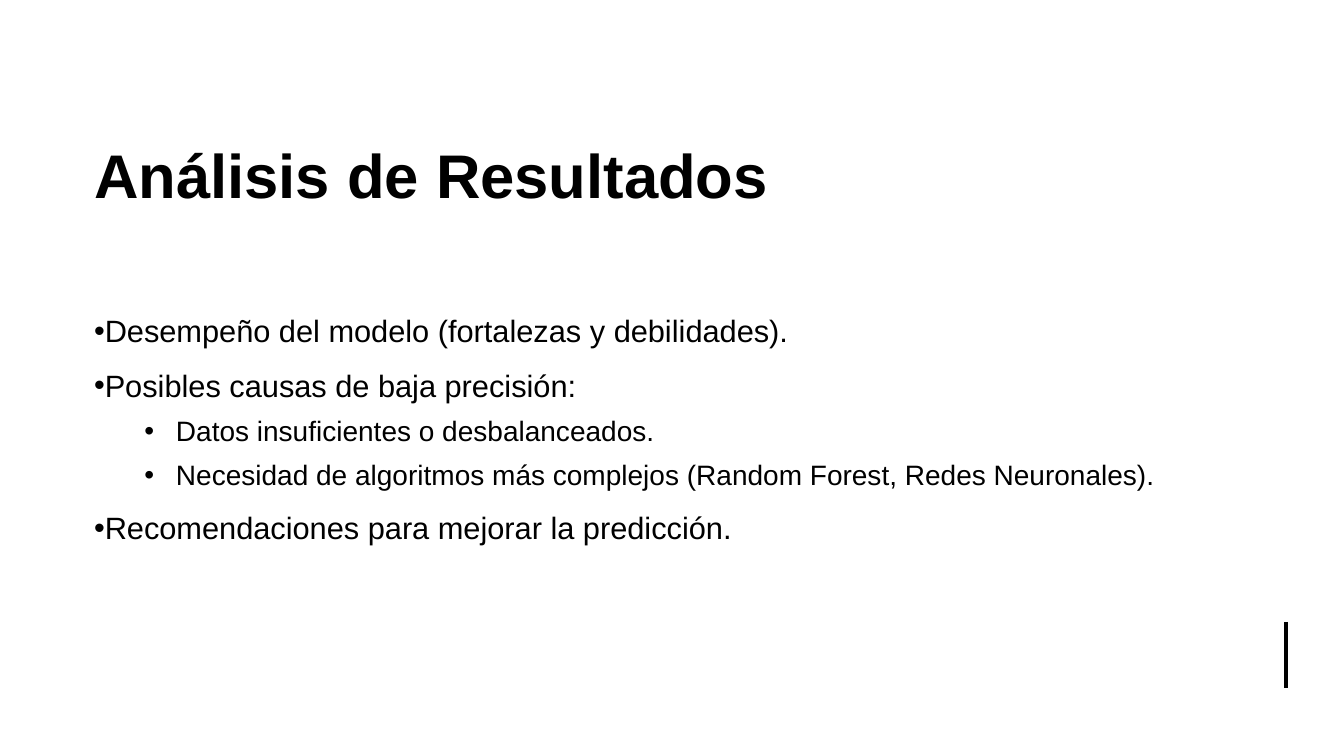
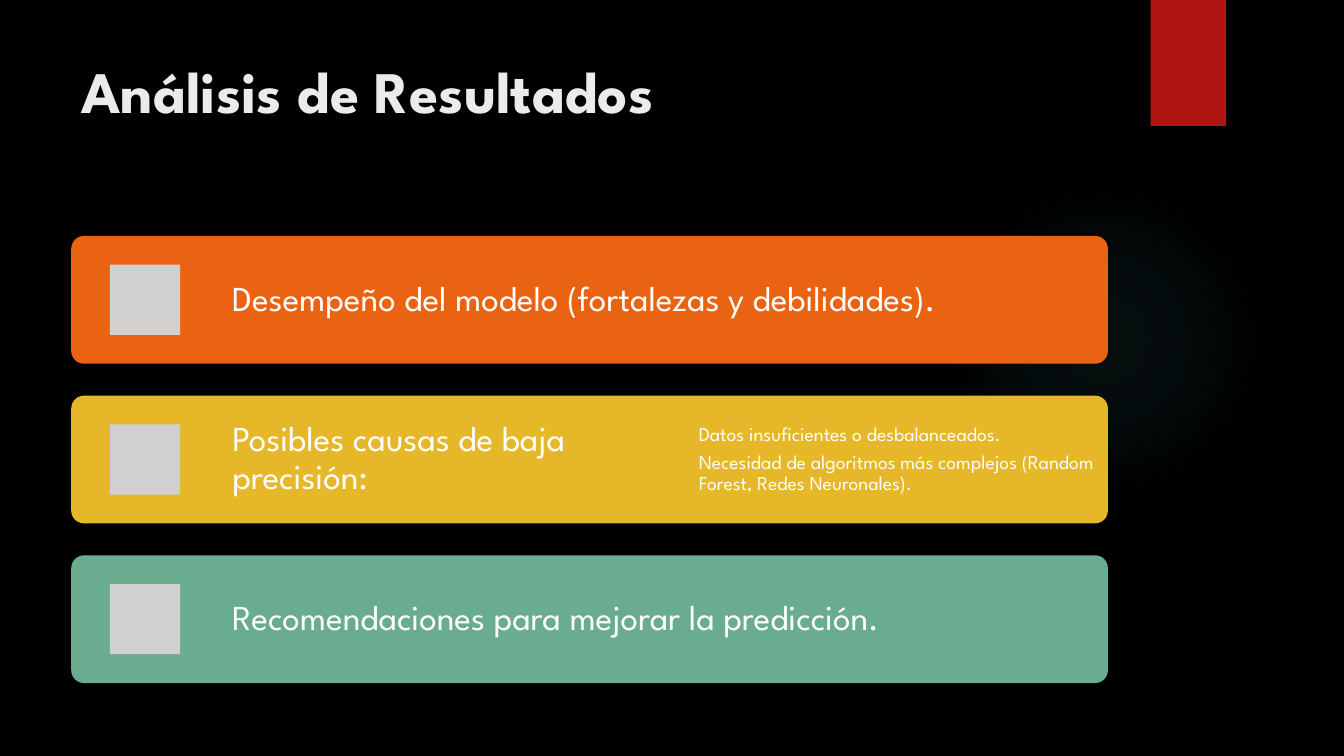
Before and after one commit to carlososorno9595/Analitica-de-datos, a slide deck: slide 8 of diapositiva seguridad informatica.pptx. Drawn at 1344x756 pixels with LibreOffice and Linux fonts; fonts in the diff are those of the drawing; grey boxes stand for pictures; background and template pictures are left out. Boxes give left, top, right and bottom in pixels: in the first picture for what was removed or moved away, otherwise in the second. Text is boxed around its words. In the diff, an @@ line names an element or a change of style, - is before the commit and + after.

```diff
--- a/diapositiva seguridad informatica.pptx
+++ b/diapositiva seguridad informatica.pptx
@@ background #FFFFFF to picture (left out) @@
@@ rectangle removed at box(0, 0, 1344, 756) @@
@@ rectangle removed at box(0, 0, 1344, 280) @@
@@ rectangle added at box(1150, 0, 1226, 126), fill #B01513 @@
@@ title "Análisis de Resultados": place and size @@
-title "Análisis de Resultados" at box(94, 152, 768, 199)
+title "Análisis de Resultados" at box(81, 72, 654, 114)
@@ title "Análisis de Resultados" at box(81, 72, 654, 114): size 44 to 42 pt, font Arial to League Spartan, text colour #000000 to #EBEBEB; vertical alignment middle to top @@
@@ ellipse added at box(949, 185, 1259, 495), fill gradient #50B9C1 @@
@@ text removed at box(94, 319, 1154, 545) @@
-• Desempeño del modelo (fortalezas y debilidades).
-• Posibles causas de baja precisión:
-  • Datos insuficientes o desbalanceados.
-  • Necesidad de algoritmos más complejos (Random Forest, Redes Neuronales).
-• Recomendaciones para mejorar la predicción.
@@ group added at box(72, 236, 1108, 684): 4 texts, 3 rounded rectangles, 3 pictures @@
+Desempeño del modelo (fortalezas y debilidades).
+Posibles causas de baja precisión:
+Datos insuficientes o desbalanceados.
+Necesidad de algoritmos más complejos (Random Forest, Redes Neuronales).
+Recomendaciones para mejorar la predicción.
@@ line removed from (1287, 622) to (1287, 688) @@
```
Also in this commit, not shown: 11 other slides changed.
